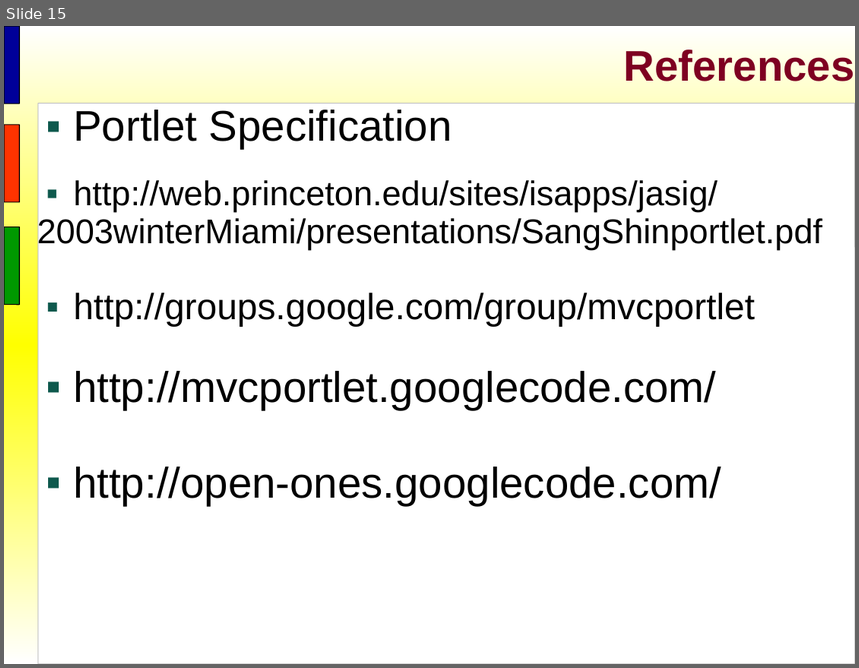
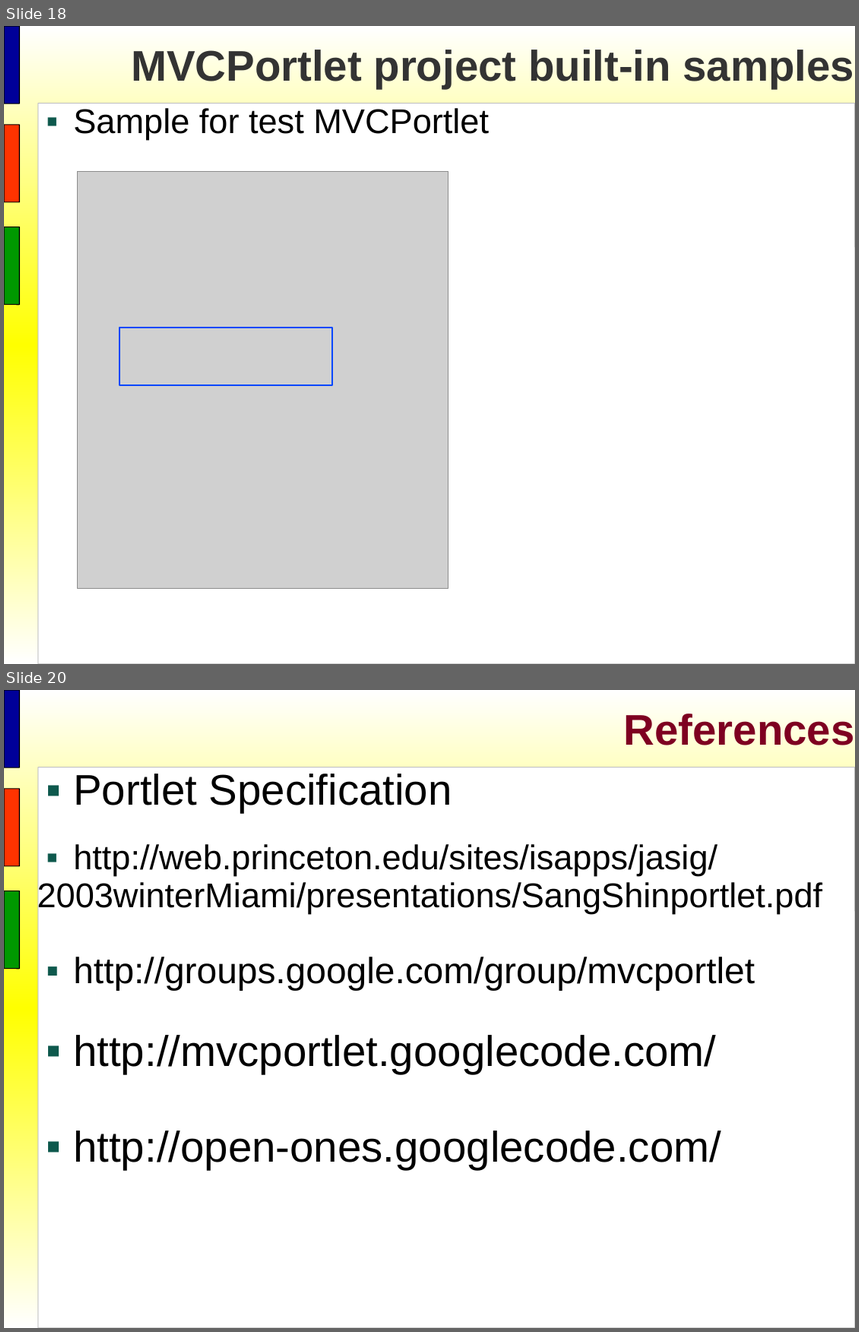
Before and after one commit to shindo59/open-ones, a slide deck: trunk/Training Material/MVC in Portlet/OOG_MVC in Portlet.odp. Shown one above the other, each under a label of ours: slide 15 before the commit, slides 18 and 20 after it; the slides between them are not shown. The pictures are 859x668 and 859x1332 pixels, drawn with LibreOffice and Linux fonts; fonts in the diff are those of the drawing; grey boxes stand for pictures; background and template pictures are left out. Boxes give left, top, right and bottom in pixels: in the first picture for what was removed or moved away, otherwise in the second. Text is boxed around its words. In the diff, an @@ line names an element or a change of style, - is before the commit and + after.

```diff
--- a/trunk/Training Material/MVC in Portlet/OOG_MVC in Portlet.odp
+++ b/trunk/Training Material/MVC in Portlet/OOG_MVC in Portlet.odp
@@ slide 18 added at [4,26,855,664], background gradient #FFFFFF to #FFFF00; not listed: 4 template elements that a slide beside it also shows @@
@@ title added at [131,50,855,88], 40 pt, text #333333, bold @@
+MVCPortlet project built-in samples
@@ text added at [73,108,489,140], 32 pt, text #000000 @@
+▪ Sample for test MVCPortlet
@@ picture added at [78,171,448,589] @@
@@ rectangle added at [120,328,332,386], outline #0047FF 1.45 pt @@
@@ what was slide 15 is now slide 20 @@
```
Also in this commit, not shown: 1 slide changed, 4 other slides added.
